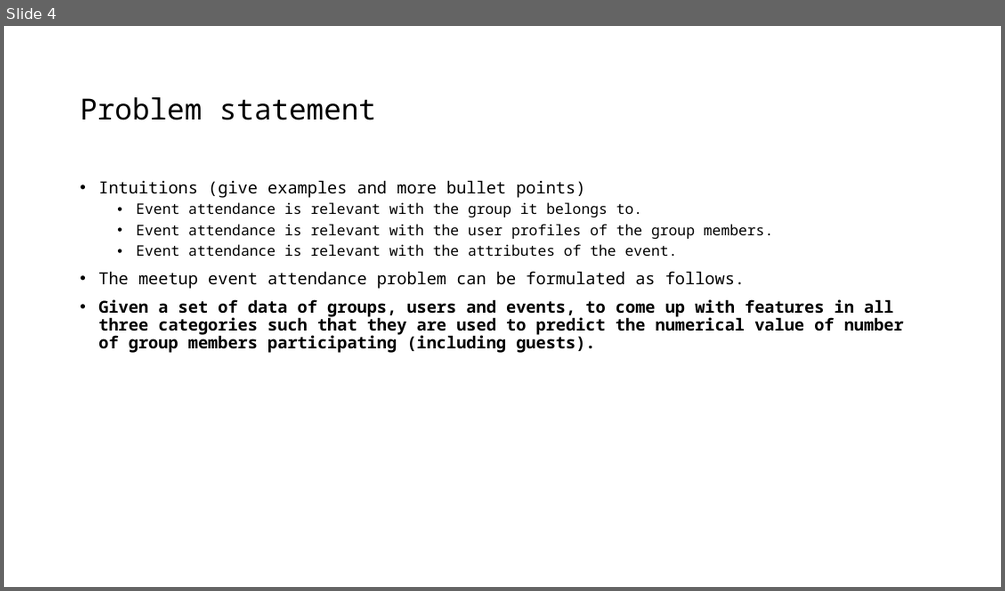
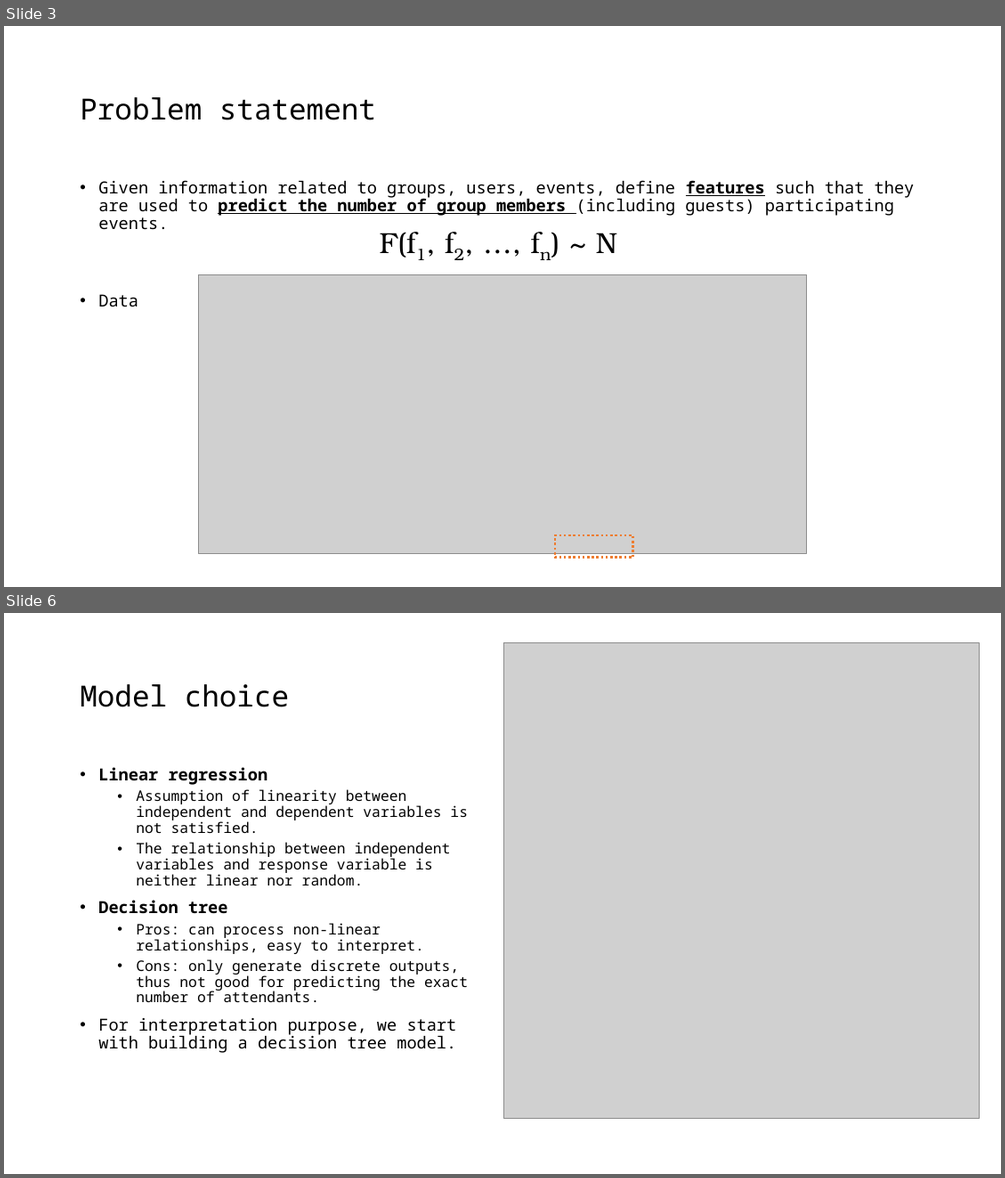
Before and after one commit to joyceXD/meetup-attendence-pred, a slide deck: presentation/meetup-attendance-prediction.pptx. Shown one above the other, each under a label of ours: slide 4 before the commit, slides 3 and 6 after it; the slides between them are not shown. The pictures are 1005x591 and 1005x1178 pixels, drawn with LibreOffice and Linux fonts; fonts in the diff are those of the drawing; grey boxes stand for pictures. Boxes give left, top, right and bottom in pixels: in the first picture for what was removed or moved away, otherwise in the second. Text is boxed around its words. In the diff, an @@ line names an element or a change of style, - is before the commit and + after.

Commit message:
Finalize model.

```diff
--- a/presentation/meetup-attendance-prediction.pptx
+++ b/presentation/meetup-attendance-prediction.pptx
@@ slide 6 added at [4,613,1001,1174], background #FFFFFF @@
@@ picture added at [504,643,979,1119] @@
@@ title added at [80,684,289,707], 28 pt, text #000000 @@
+Model choice
@@ text added at [98,767,468,1053], 14 pt, text #000000 @@
+• Linear regression
+  • Assumption of linearity between independent and dependent variables is not satisfied.
+  • The relationship between independent variables and response variable is neither linear nor random.
+• Decision tree
+  • Pros: can process non-linear relationships, easy to interpret.
+  • Cons: only generate discrete outputs, thus not good for predicting the exact number of attendants.
+• For interpretation purpose, we start with building a decision tree model.
@@ what was slide 4 is now slide 3 @@
@@ slide 3 changed as well @@
@@ text at [98,180,914,306]: text changed @@
-• Intuitions (give examples and more bullet points)
-  • Event attendance is relevant with the group it belongs to.
-  • Event attendance is relevant with the user profiles of the group members.
-  • Event attendance is relevant with the attributes of the event.
-• The meetup event attendance problem can be formulated as follows.
-• Given a set of data of groups, users and events, to come up with features in all three categories such that they are used to predict the numerical value of number of group members participating (including guests).
+• Given information related to groups, users, events, define features such that they are used to predict the number of group members (including guests) participating events.
+• Data
@@ text added at [380,232,550,260], 28 pt, text #000000 @@
+F(f1, f2, …, fn) ~ N
@@ picture added at [198,274,807,553] @@
@@ rectangle added at [555,535,633,557], outline #ED7D31 2.25 pt dashed @@
```
Also in this commit, not shown: 3 other slides changed, 9 other slides added, 3 slides removed, 28 other files.
